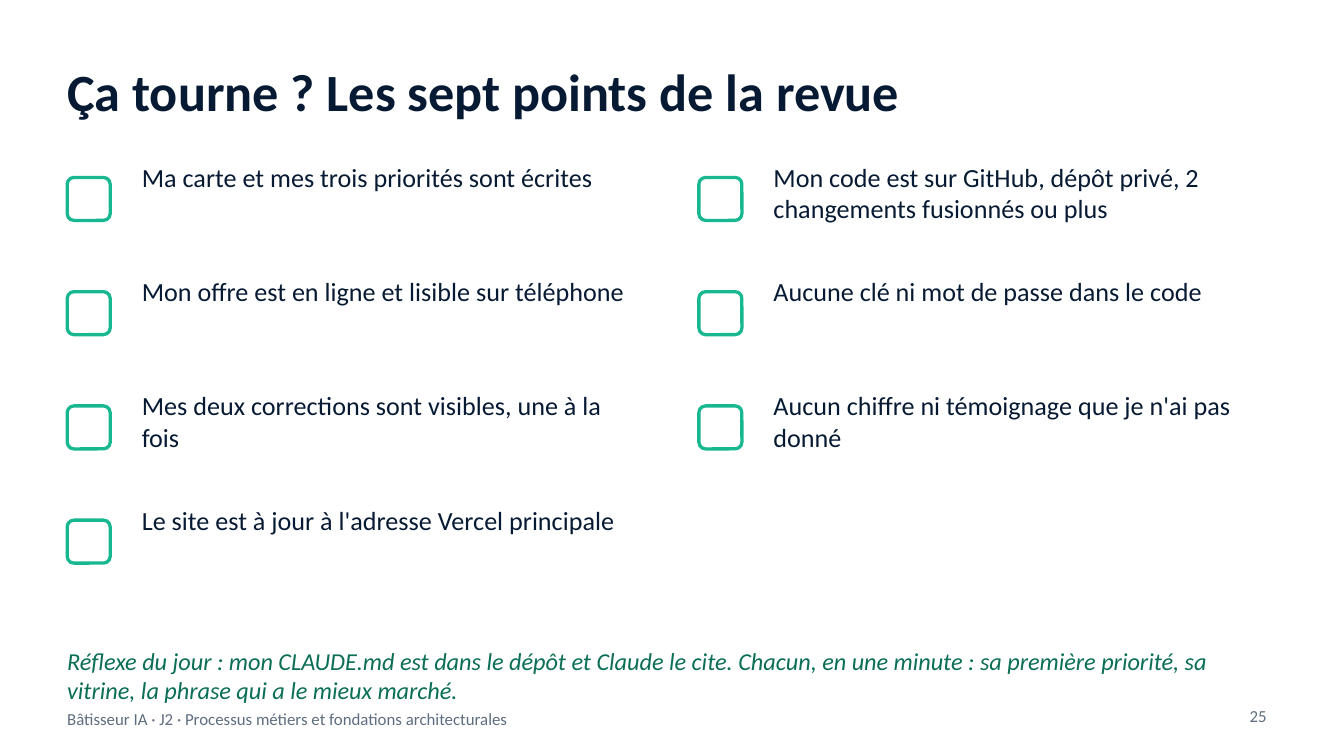
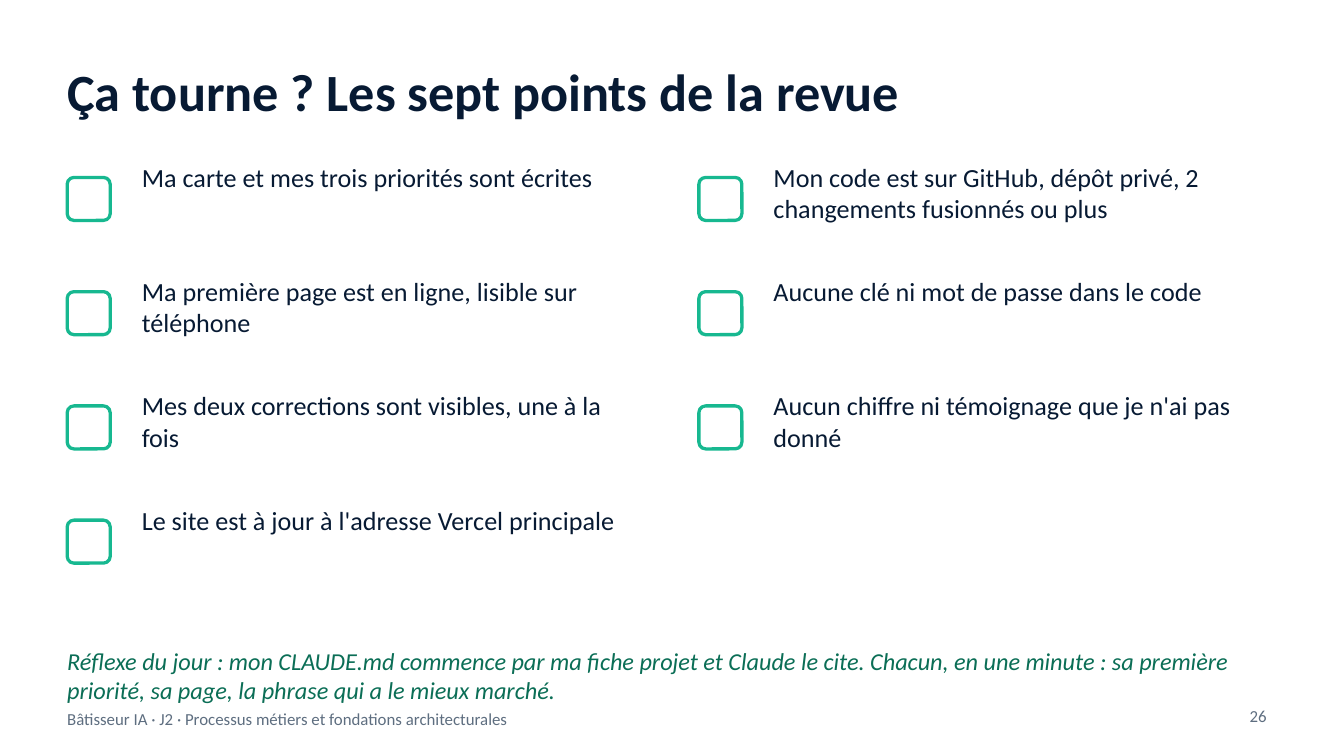
Before and after one commit to benyG/cisspbootcamp, a slide deck: slide 26 of content/library/files/Batisseur-IA-J2.pptx (slide 25 before the commit). Drawn at 1344x756 pixels with LibreOffice and Linux fonts; fonts in the diff are those of the drawing. Boxes give left, top, right and bottom in pixels: in the first picture for what was removed or moved away, otherwise in the second. Text is boxed around its words. In the diff, an @@ line names an element or a change of style, - is before the commit and + after.

```diff
--- a/content/library/files/Batisseur-IA-J2.pptx
+++ b/content/library/files/Batisseur-IA-J2.pptx
@@ text at box(142, 283, 577, 337): text changed @@
-Mon offre est en ligne et lisible sur téléphone
+Ma première page est en ligne, lisible sur téléphone
@@ text at box(67, 653, 1227, 703): text changed @@
-Réflexe du jour : mon CLAUDE.md est dans le dépôt et Claude le cite. Chacun, en une minute : sa première priorité, sa vitrine, la phrase qui a le mieux marché.
+Réflexe du jour : mon CLAUDE.md commence par ma fiche projet et Claude le cite. Chacun, en une minute : sa première priorité, sa page, la phrase qui a le mieux marché.
@@ page number at box(1250, 710, 1267, 722): text changed @@
-25
+26
```
Also in this commit, not shown: 12 other slides changed, 1 slide added, 13 other files.
